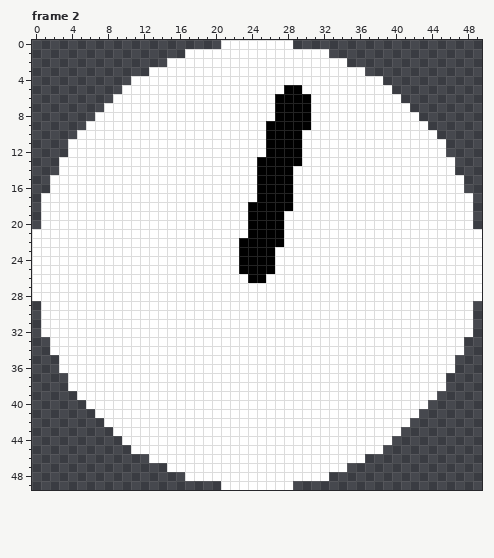
Two states of a pixel-art file, support/sprites/hands.aseprite. The picture above is the old version.
50x50 pixels, 32 frames. Shown: frame 2. The commit also changed other frames, which this record leaves out.
The result:
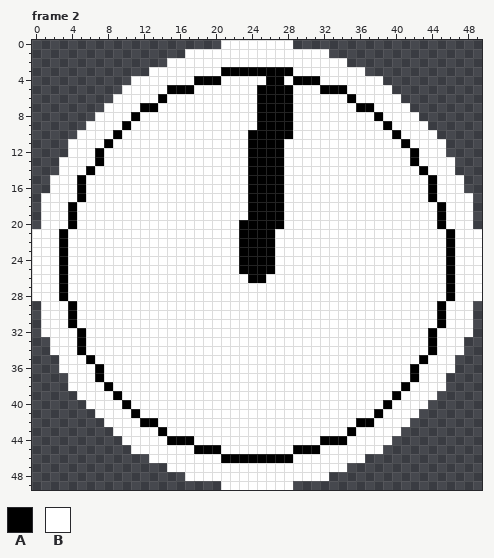
Palette (. is transparent): A #000000  B #ffffff
Commit: double frames in hand animation
Changes in this commit:
layer "Guide" now shown
Frame 2, layers "New Minute Hands", "Guide":
Colour B becomes colour A in row 3 at x 21 to 28; in row 4 at x 18 to 20, 26 to 27 and 29 to 31; in row 5 at x 15 to 17, 25 to 27 and 32 to 34; in row 6 at x 14, 25 to 26 and 35; in row 7 at x 12 to 13, 25 to 26 and 36 to 37; in row 8 at x 11, 25 to 26 and 38.
Colour B becomes colour A in row 9 at x 10, 25 and 39; in row 10 at x 9, 24 to 25 and 40; in row 11 at x 8, 24 to 25 and 41; in row 12 at x 7, 24 to 25 and 42; in row 13 at x 7, 24 and 42; in row 14 at x 6, 24 and 43.
Colour B becomes colour A in rows 15 to 17 at x 5, 24 and 44; in rows 18 to 19 at x 4 and 45; in row 20 at x 4, 23 and 45; in row 21 at x 3, 23 and 46; in rows 22 to 28 at x 3 and 46; in rows 29 to 31 at x 4 and 45.
Colour B becomes colour A in rows 32 to 34 at x 5 and 44; in row 35 at x 6 and 43; in rows 36 to 37 at x 7 and 42; in row 38 at x 8 and 41; in row 39 at x 9 and 40; in row 40 at x 10 and 39.
Colour B becomes colour A in row 41 at x 11 and 38; in row 42 at x 12 to 13 and 36 to 37; in row 43 at x 14 and 35; in row 44 at x 15 to 17 and 32 to 34; in row 45 at x 18 to 20 and 29 to 31; in row 46 at x 21 to 28.
Colour A becomes colour B in row 5 at x 29; in rows 6 to 9 at x 29 to 30; in row 10 at x 29; in rows 11 to 13 at x 28 to 29; in rows 14 to 18 at x 28; in rows 21 to 22 at x 27.
Where, in picture pixels (left, top, right, bottom), the same in both pictures:
changed: (59, 67, 455, 463)
